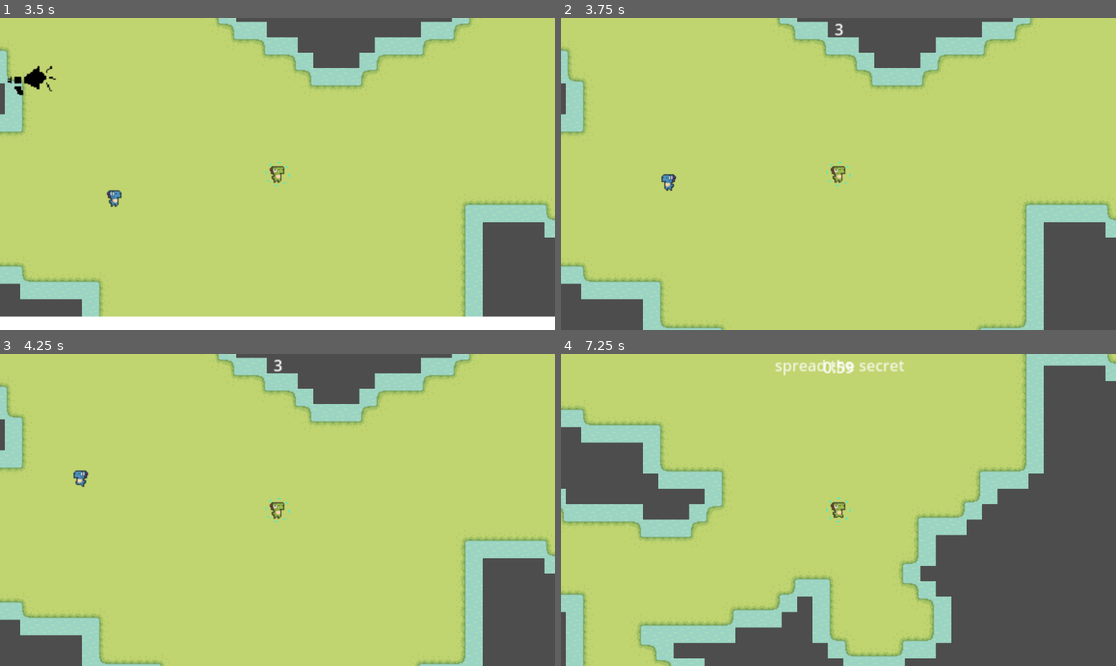
Above: before the commit, frames 1-4 (two rows, left to right).
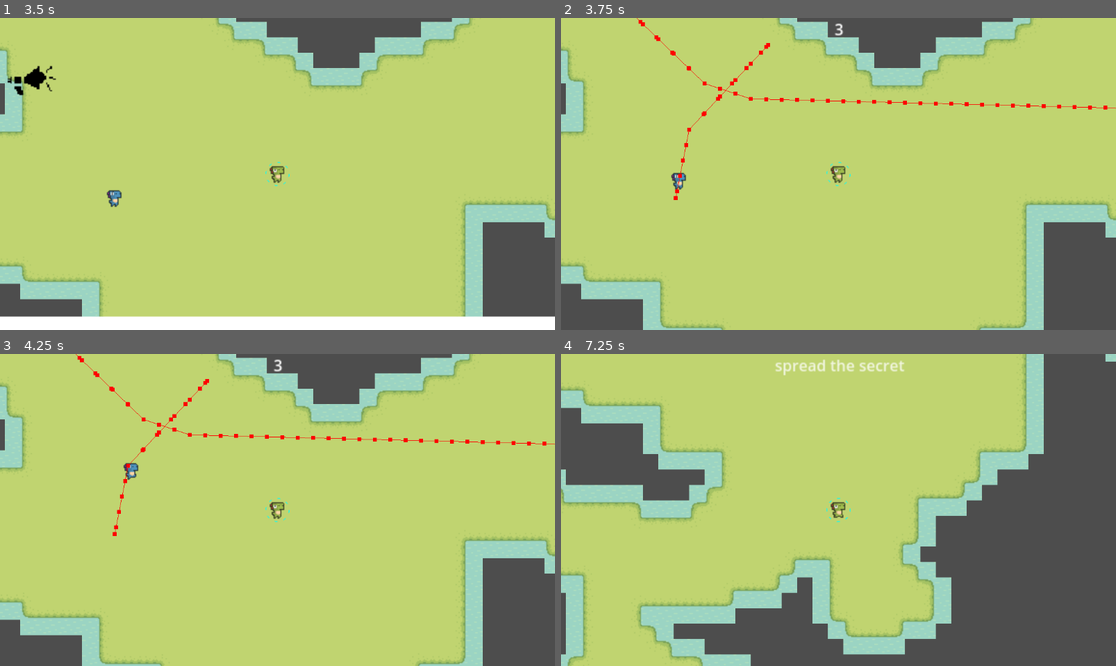
Above: after the commit, the same moments.

Repository: sentinelle28/Secret-Spreader
Game: Godot game, scene res://level/mainmenu/mainmenu.tscn
Two runs of this game, one before a commit and one after it. Both use one fixed random seed, a clock stepped at 60 frames per second and the inputs below.
Inputs:
- Up to frame 1 (3.5 s): click "click to play" at 0.5 s; click "click to play" at 1.25 s; hold Right (ui_right) 2.03-2.78 s; tap E (interact) at 2.1 s; hold Down (ui_down) from 2.78 s (still down); tap Shift (run) at 2.85 s
- Up to frame 2 (3.75 s): release Down (ui_down) at 3.53 s; hold Right (ui_right) from 3.53 s (still down); tap E (interact) at 3.6 s
- Up to frame 3 (4.25 s): keep holding Right (ui_right)
- Up to frame 4 (7.25 s): release Right (ui_right) at 4.28 s; hold Up (ui_up) 4.28-5.03 s; tap Shift (run) at 4.35, 5.85 s; hold Left (ui_left) 5.03-6.53 s; tap E (interact) at 5.1, 6.6 s; hold Down (ui_down) from 6.53 s (still down)

Frame 1 is identical in both runs. In frame 2, 0.9% of the frame differs, in the area x 13-100%, y 0-59%; in frame 3, 0.9%; in frame 4, 20%, in the area x 0-100%, y 0-100%.

Commit message:
update upgrade
fix issue with upgrade
made the goofy men a bit better
modify shop

Diff:
--- a/autoload/player_stats/Player_Stats.gd
+++ b/autoload/player_stats/Player_Stats.gd
@@ -4,21 +4,36 @@
 @export var max_stamina:int = 100
 @export var stamina_regen:float = 1.2
 @export var area_of_influence:int = 12
-@export var stamina_mult:float = 1
+@export var stamina_mult:float = 1.1
+@export var secret_mult:float = 1
+@export var better_goofy_men:int = 10
 
-var dict:Dictionary = {"base_speed":base_speed,"max_stamina":max_stamina,
-"stamina_regen":stamina_regen,"area_of_influence":area_of_influence,
-"stamina_mult":stamina_mult}
 
 func _reset()->void:
 	base_speed = 300
 	max_stamina = 100
 	stamina_regen = 1.2
 	area_of_influence = 12
-	stamina_mult = 1
+	stamina_mult = 1.1
+	secret_mult = 1
+	better_goofy_men = 10
 
 func _add(propety:String,value)->void:
-	dict[propety] += value
+	match propety:
+		"base_speed":
+			base_speed += value
+		"max_stamina":
+			max_stamina += value
+		"stamina_regen":
+			stamina_regen += value
+		"area_of_influence":
+			area_of_influence += value
+		"stamina_mult":
+			stamina_mult += value
+		"better_goofy_men":
+			better_goofy_men += value
+		"secret_mult":
+			secret_mult += value
 
-func _custom_set(propety:String,value:bool)->void:
-	dict[propety] = value
+func _custom_set(_propety:String,_value:bool)->void:
+	pass
--- a/autoload/score/Score.gd
+++ b/autoload/score/Score.gd
@@ -2,7 +2,7 @@
 
 var total_score:int = 0
 var current_score:int = 0
-var score_to_beat:int = 100
+var score_to_beat:int = 1
 
 var spread_coins:int = 0
 
@@ -20,8 +20,8 @@
 	return current_score*mult >= score_to_beat
 
 func _add_coins(coins:int)->void:
-	spread_coins += coins
-	current_score += coins
+	spread_coins += coins * PlayerStats.secret_mult
+	current_score += coins * PlayerStats.secret_mult
 
 func get_mult(time_left:float)->float:
 	var current_mult:float = time_left*(0.5)
@@ -43,13 +43,20 @@
 func _end_round(time_left:float)->void:
 	if can_pass(time_left):
 		SceneTransition._change_scene("res://component/menu/shop.tscn")
-
 	else:
 		SceneTransition._change_scene("res://component/menu/death_screen.tscn")
-
+	current_score = 0
+	current_level += 1
+	#score_to_beat = get_next_score_to_beat(current_level)
 
 func get_point()->int:
 	return current_score
 
 func _pay(price:int)->void:
 	spread_coins -= price
+
+func can_pay(cost:int)->bool:
+	if spread_coins >= cost:
+		_pay(cost)
+		return true
+	return false
--- a/component/character/goofy_men/goofy_men.gd
+++ b/component/character/goofy_men/goofy_men.gd
@@ -12,6 +12,7 @@
 # Called when the node enters the scene tree for the first time.
 func _ready() -> void:
 	_choose_new_target()
+	score_given = PlayerStats.better_goofy_men
 
 
 # Called every frame. 'delta' is the elapsed time since the previous frame.
@@ -24,17 +25,13 @@
 	_choose_new_target()
 
 func _choose_new_target()->void:
-	var new_angle = randf_range(0,2*PI)
-	$RayCast2D.rotate(new_angle)
-	target = $RayCast2D.get_collision_point()
+	target  = Vector2(randi_range(0,1000),randi_range(0,1000))
 	can_walk = true
 	$NavigationAgent2D.target_position = target
 
 func _check_distance()->void:
 	if global_position.distance_to(target) < radius_to_target:
-		$Timer.start(randf_range(3,10))
-		velocity = Vector2.ZERO
-		can_walk = false
+		_wait()
 
 func _move()->void:
 	if can_walk:
@@ -44,6 +41,7 @@
 		_change_sprite(direction)
 	else:
 		$AnimatedSprite2D.play("idle")
+		velocity = Vector2.ZERO
 
 func _change_sprite(direction:Vector2)->void:
 	if direction.x < 0:
@@ -53,17 +51,24 @@
 
 func _give_point()->void:
 	if not do_know_the_secret:
+		#visual indicator
 		self_modulate = Color.hex(0xffffff20)
 
+		#give points
 		Score._add_coins(score_given)
 
+		#add visual indicator
 		var new_child:ScoreIncomePrefab = label_prefab.instantiate()
 		add_child(new_child)
 		new_child._set_score(score_given)
-		#give points
+
+		do_know_the_secret = true
 
 
 func _on_navigation_agent_2d_navigation_finished() -> void:
+	_wait()
+
+func _wait()->void:
 	$Timer.start(randf_range(3,10))
 	velocity = Vector2.ZERO
 	can_walk = false
--- a/component/character/goofy_men/goofy_men.tscn
+++ b/component/character/goofy_men/goofy_men.tscn
@@ -92,7 +92,6 @@
 [node name="goofy_men" type="CharacterBody2D"]
 collision_mask = 2
 script = ExtResource("1_7ftx3")
-score_given = null
 label_prefab = ExtResource("2_10kxf")
 
 [node name="CollisionShape2D" type="CollisionShape2D" parent="."]
@@ -111,6 +110,7 @@
 
 [node name="NavigationAgent2D" type="NavigationAgent2D" parent="."]
 target_desired_distance = 30.0
+debug_enabled = true
 
 [connection signal="timeout" from="Timer" to="." method="_on_timer_timeout"]
 [connection signal="navigation_finished" from="NavigationAgent2D" to="." method="_on_navigation_agent_2d_navigation_finished"]
--- a/component/character/player/gameplay_overlay.gd
+++ b/component/character/player/gameplay_overlay.gd
@@ -35,4 +35,9 @@
 	get_parent().can_move = true
 	$gameplay_timer.start(60)
 	$point_shower.show()
+
+
+
+
+func _on_animation_player_animation_finished(_anim_name: StringName) -> void:
 	$timer_label.show()
--- a/component/menu/shop.tscn
+++ b/component/menu/shop.tscn
@@ -1,10 +1,9 @@
-[gd_scene load_steps=6 format=3 uid="uid://ugroy1anpfix"]
+[gd_scene load_steps=5 format=3 uid="uid://ugroy1anpfix"]
 
 [ext_resource type="Script" path="res://component/menu/shop.gd" id="1_2jo55"]
 [ext_resource type="Texture2D" uid="uid://dldr3doapms74" path="res://asset/upgrade/banana_upgrade.png" id="2_lv80v"]
 [ext_resource type="PackedScene" uid="uid://7r85hibg34nr" path="res://component/upgrade/template/upgrade_many.tscn" id="3_nwk4m"]
 [ext_resource type="Texture2D" uid="uid://dofvdgx6re8ox" path="res://asset/score_related/spreadcoins.png" id="4_ypvh4"]
-[ext_resource type="Texture2D" uid="uid://ixikgxdjs7ia" path="res://asset/upgrade/glass_upgrade.png" id="5_5a6wl"]
 
 [node name="shop" type="Control"]
 layout_mode = 3
@@ -37,26 +36,15 @@
 position = Vector2(33, 32)
 texture = ExtResource("4_ypvh4")
 
-[node name="Banana_upgrade" parent="." instance=ExtResource("3_nwk4m")]
+[node name="Banan_upgrade" parent="." instance=ExtResource("3_nwk4m")]
 layout_mode = 0
-offset_left = 154.0
-offset_top = 154.0
-offset_right = 194.0
-offset_bottom = 194.0
+offset_left = 128.0
+offset_top = 192.0
+offset_right = 192.0
+offset_bottom = 256.0
 texture_normal = ExtResource("2_lv80v")
 related_var = Array[String](["base_speed"])
 power_increase = Array[int]([10])
-max_upgrade = 10
-
-[node name="Glass_upgrade" parent="." instance=ExtResource("3_nwk4m")]
-layout_mode = 0
-offset_left = 296.0
-offset_top = 168.0
-offset_right = 336.0
-offset_bottom = 208.0
-texture_normal = ExtResource("5_5a6wl")
-related_var = Array[String](["area_of_influence"])
-power_increase = Array[int]([10])
-max_upgrade = 10
+max_upgrade = 9
 
 [connection signal="pressed" from="Button" to="." method="_on_button_pressed"]
--- a/component/upgrade/template/upgrade.gd
+++ b/component/upgrade/template/upgrade.gd
@@ -12,14 +12,15 @@
 
 func _ready() -> void:
 	_init_upgrade()
+	_update_bar()
 
 
 func _on_pressed() -> void:
 	if current_upgrade_level + 1 <= max_upgrade:
-		if Score.spread_coins - cost >= 0:
-			Score._pay(cost)
+		if Score.can_pay(cost):
 			_upgrade()
 			_spawn_indicator()
+			_update_bar()
 
 
 
@@ -43,3 +44,11 @@
 func _add_point()->void:
 	current_upgrade_level += 1
 	Upgrade._set_upgrade(name,current_upgrade_level)
+
+
+func can_buy()->bool:
+	return Score.can_pay(cost)
+
+func _update_bar()->void:
+	$ProgressBar.max_value = max_upgrade
+	$ProgressBar.value = current_upgrade_level
--- a/component/upgrade/template/upgrade.tscn
+++ b/component/upgrade/template/upgrade.tscn
@@ -3,14 +3,14 @@
 [ext_resource type="Script" path="res://component/upgrade/template/upgrade.gd" id="1_7cc2e"]
 
 [node name="Upgrade" type="TextureButton"]
-offset_right = 40.0
-offset_bottom = 40.0
+offset_right = 64.0
+offset_bottom = 64.0
 script = ExtResource("1_7cc2e")
 
 [node name="ProgressBar" type="ProgressBar" parent="."]
 layout_mode = 0
-offset_top = 61.0
-offset_right = 40.0
+offset_top = 64.0
+offset_right = 64.0
 offset_bottom = 88.0
 show_percentage = false
 
--- a/component/upgrade/template/upgrade_bool.gd
+++ b/component/upgrade/template/upgrade_bool.gd
@@ -8,7 +8,7 @@
 func _upgrade()->void:
 	_add_point()
 	_activate_new_function()
-	_spawn_indicator()
+
 
 func _activate_new_function()->void:
 	PlayerStats._custom_set(related_var,true)
--- a/component/upgrade/template/upgrade_many.gd
+++ b/component/upgrade/template/upgrade_many.gd
@@ -7,7 +7,6 @@
 func _upgrade()->void:
 	_add_point()
 	_add_power()
-	_spawn_indicator()
 
 
 
@@ -22,8 +21,8 @@
 
 		var child:UpgradePrefab = load("res://component/other/prefab/upgrade_prefab.tscn").instantiate()
 		add_child(child)
-		child._set_score("+ " + r)
-		await get_tree().create_timer(0.5).timeout
+		child._set_text("+ " + r)
+
 
 
 func _add_power()->void:
--- a/level/gameplayscene/gameplayscene.tscn
+++ b/level/gameplayscene/gameplayscene.tscn
@@ -18,6 +18,9 @@
 
 [node name="goofy_men" parent="." instance=ExtResource("2_mhqle")]
 position = Vector2(354, 391)
+
+[node name="goofy_men2" parent="." instance=ExtResource("2_mhqle")]
+position = Vector2(910, 300)
 
 [node name="map" type="Node2D" parent="."]
 z_index = -10
